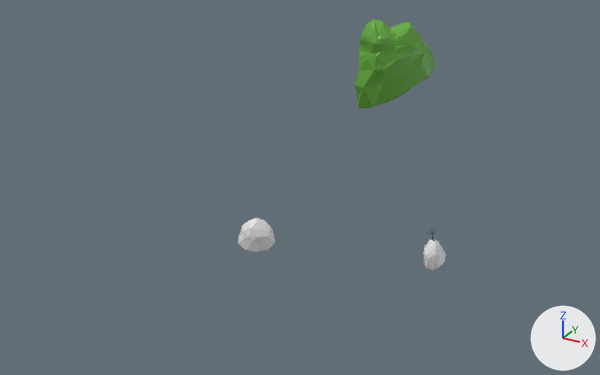
The glTF model src/assets/models/mountainShape4.glb, before and after one commit.
Camera for both pictures: a camera (50 mm lens) standing at (-14.1, -130.8, 65.7) and looking at (-107.4, 38.8, -19.1). Every picture has the same lights, and +X, +Y and +Z are marked at lower right. Where no turn or scale is listed for an object, it has been applied to the vertices. Vertices at the same position are counted once.

The older version as bpy lines, for what is in view:
```python
me_cube_007 = bpy.data.meshes.new('Cube.007')
me_cube_007.from_pydata(...)  # 122 vertices, 212 faces; spans x -11.9..4.6, y -10.3..14.3, z -10.2..16.7
me_cube_007.materials.append(mat_material_003)  # picture img_palette
me_icosphere_002 = bpy.data.meshes.new('Icosphere.002')
me_icosphere_002.from_pydata(...)  # 36 vertices, 60 faces; spans x -0.95..0.88, y -1.15..1.15, z -0.97..1.25
me_icosphere_004 = bpy.data.meshes.new('Icosphere.004')
me_icosphere_004.from_pydata(...)  # 36 vertices, 60 faces; spans x -0.95..0.88, y -1.15..1.15, z -0.97..1.25
ob_icosphere_002 = bpy.data.objects.new('Icosphere.002', me_icosphere_002)
ob_icosphere_002.location = (-68.2, 30.0, -23.5)
ob_icosphere_002.rotation_euler = (0.476, -0.0508, -0.0973)  # degrees (27, -2.9, -5.6)
ob_icosphere_002.scale = (2.68, 2.68, 2.68)
ob_icosphere_003 = bpy.data.objects.new('Icosphere.003', me_icosphere_004)
ob_icosphere_003.location = (-109.2, 20.7, -24.2)
ob_icosphere_003.rotation_euler = (0.038, -0.471, 2.151)  # degrees (2.2, -27, 123)
ob_icosphere_003.scale = (4.15, 3.91, 3.13)
ob_mountainshape1_001 = bpy.data.objects.new('mountainShape1.001', me_cube_007)
ob_mountainshape1_001.location = (-101.5, 92.9, -2.2)
```
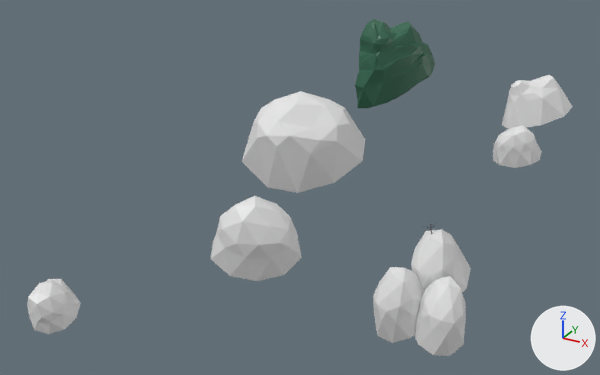
Patch to the scene script:
```diff
--- a/src/assets/models/mountainShape4.glb.py
+++ b/src/assets/models/mountainShape4.glb.py
@@ me_cube_007 @@
 me_cube_007.from_pydata(...)  # 122 vertices, 212 faces; spans x -11.9..4.6, y -10.3..14.3, z -10.2..16.7
 # used by ob_mountainshape1_001; location = (-101.5, 92.9, -2.2)
+# me_cube_007 part 1: texture (UV) coordinates of 212 of 212 faces, centred in x -10.9..4.6, y -9.8..13.8, z -10.0..16.2, changed; they spanned u 0.3..0.32, v 0.46..0.48 and now span u 0.27..0.28, v 0.46..0.48
 me_cube_007.materials.append(mat_material_003)
@@ me_icosphere_010 @@
+me_icosphere_010.from_pydata(...)  # 36 vertices, 60 faces; spans x -6.53..5.74, y -5.08..6.96, z -5.84..5.12
@@ me_icosphere_009 @@
+me_icosphere_009.from_pydata(...)  # 36 vertices, 60 faces; spans x -6.0..6.33, y -3.99..5.84, z -5.32..5.17
@@ me_icosphere_008 @@
+me_icosphere_008.from_pydata(...)  # 42 vertices, 72 faces; spans x -5.6..10.2, y -4.7..9.2, z -8.5..4.9
@@ me_icosphere_007 @@
+me_icosphere_007.from_pydata(...)  # 36 vertices, 60 faces; spans x -7.7..5.4, y -6.0..8.9, z -8.8..8.3
@@ me_icosphere_006 @@
+me_icosphere_006.from_pydata(...)  # 36 vertices, 60 faces; spans x -5.7..6.4, y -6.4..9.8, z -9.1..8.4
@@ me_icosphere_005 @@
+me_icosphere_005.from_pydata(...)  # 36 vertices, 60 faces; spans x -17.9..14.6, y -10.9..16.9, z -16.5..9.4
@@ ob_icosphere_002 @@
 ob_icosphere_002 = bpy.data.objects.new('Icosphere.002', me_icosphere_002)
-ob_icosphere_002.location = (-68.2, 30.0, -23.5)
+ob_icosphere_002.location = (-67.8, 31.9, -27.2)
 ob_icosphere_002.rotation_euler = (0.476, -0.0508, -0.0973)  # degrees (27, -2.9, -5.6)
-ob_icosphere_002.scale = (2.68, 2.68, 2.68)
+ob_icosphere_002.scale = (7.2, 7.2, 7.2)
@@ ob_icosphere_003 @@
 ob_icosphere_003.rotation_euler = (0.038, -0.471, 2.151)  # degrees (2.2, -27, 123)
-ob_icosphere_003.scale = (4.15, 3.91, 3.13)
+ob_icosphere_003.scale = (10.2, 9.62, 7.71)
@@ ob_icosphere_009 @@
+ob_icosphere_009 = bpy.data.objects.new('Icosphere.009', me_icosphere_010)
+ob_icosphere_009.location = (-145.0, -13.2, -36.3)
@@ ob_icosphere_008 @@
+ob_icosphere_008 = bpy.data.objects.new('Icosphere.008', me_icosphere_009)
+ob_icosphere_008.location = (-61.6, 69.0, -9.0)
@@ ob_icosphere_007 @@
+ob_icosphere_007 = bpy.data.objects.new('Icosphere.007', me_icosphere_008)
+ob_icosphere_007.location = (-62.3, 80.4, 0.9)
@@ ob_icosphere_006 @@
+ob_icosphere_006 = bpy.data.objects.new('Icosphere.006', me_icosphere_007)
+ob_icosphere_006.location = (-62.7, 23.2, -33.5)
@@ ob_icosphere_005 @@
+ob_icosphere_005 = bpy.data.objects.new('Icosphere.005', me_icosphere_006)
+ob_icosphere_005.location = (-72.7, 21.8, -32.6)
@@ ob_icosphere_004 @@
+ob_icosphere_004 = bpy.data.objects.new('Icosphere.004', me_icosphere_005)
+ob_icosphere_004.location = (-114.7, 54.3, -8.9)
```

Changed parts and their boxes [x1, y1, x2, y2] in the pictures (600 x 375 px):
'Icosphere.004', added: after [242, 91, 365, 193]
'Icosphere.003', rescaled (142% wider, 146% taller): before [238, 218, 275, 252]; after [211, 196, 302, 281]
'Icosphere.006', added: after [414, 276, 466, 356]
'Icosphere.005', added: after [373, 267, 424, 343]
'Icosphere.007', added: after [502, 75, 572, 128]
'Icosphere.002', moved, rescaled: before [423, 240, 446, 270]; after [411, 229, 471, 293]
'Icosphere.009', added: after [27, 279, 81, 334]
'Icosphere.008', added: after [493, 125, 542, 168]
part 1 of me_cube_007, surface changed: [355, 19, 435, 108] in both
